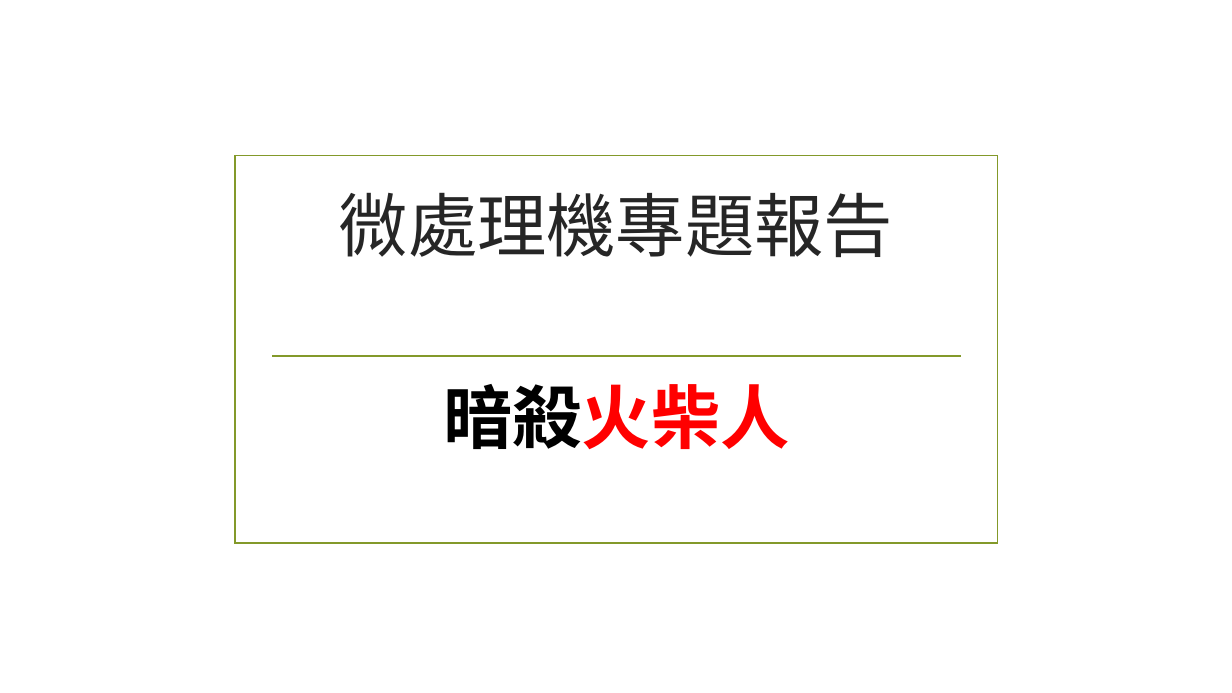
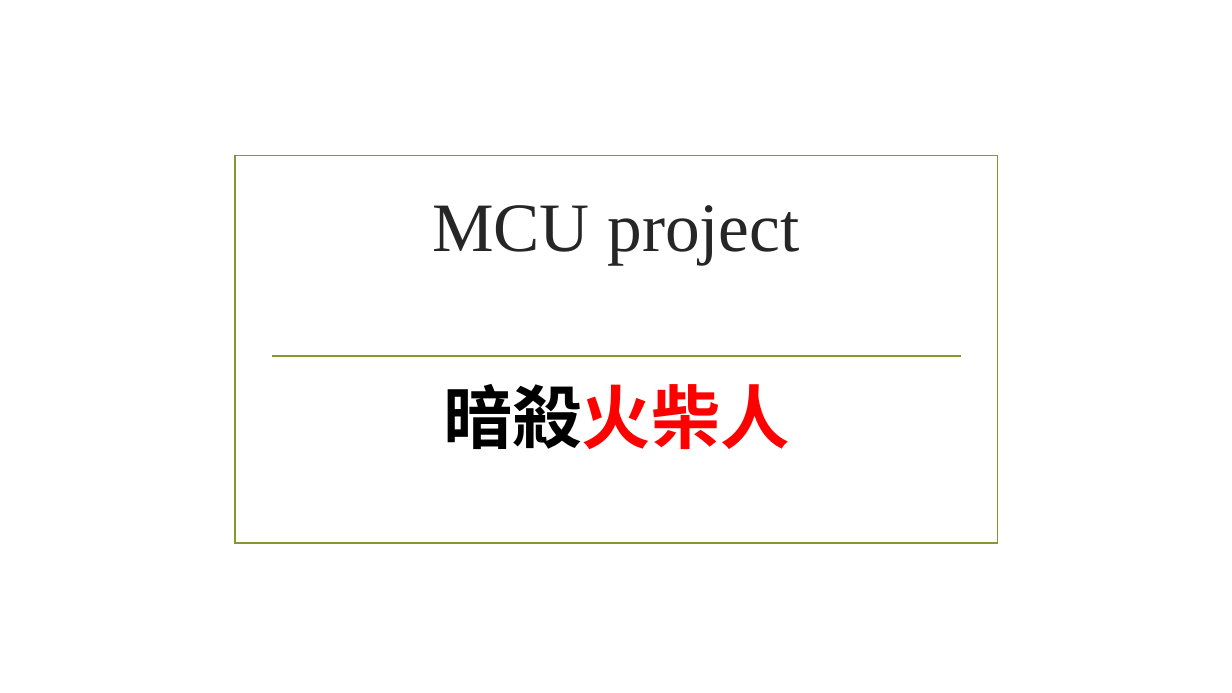
Before and after one commit to HuangYuFanJoe/MCU_project, a slide deck: slide 1 of MCU_project.pptx. Drawn at 1232x693 pixels with LibreOffice and Linux fonts; fonts in the diff are those of the drawing; background and template pictures are left out. Boxes give left, top, right and bottom in pixels: in the first picture for what was removed or moved away, otherwise in the second. Text is boxed around its words. In the diff, an @@ line names an element or a change of style, - is before the commit and + after.

```diff
--- a/MCU_project.pptx
+++ b/MCU_project.pptx
@@ title at box(432, 205, 799, 265): text changed @@
-微處理機專題報告
+MCU project
```
Also in this commit, not shown: 1 other slide changed.
